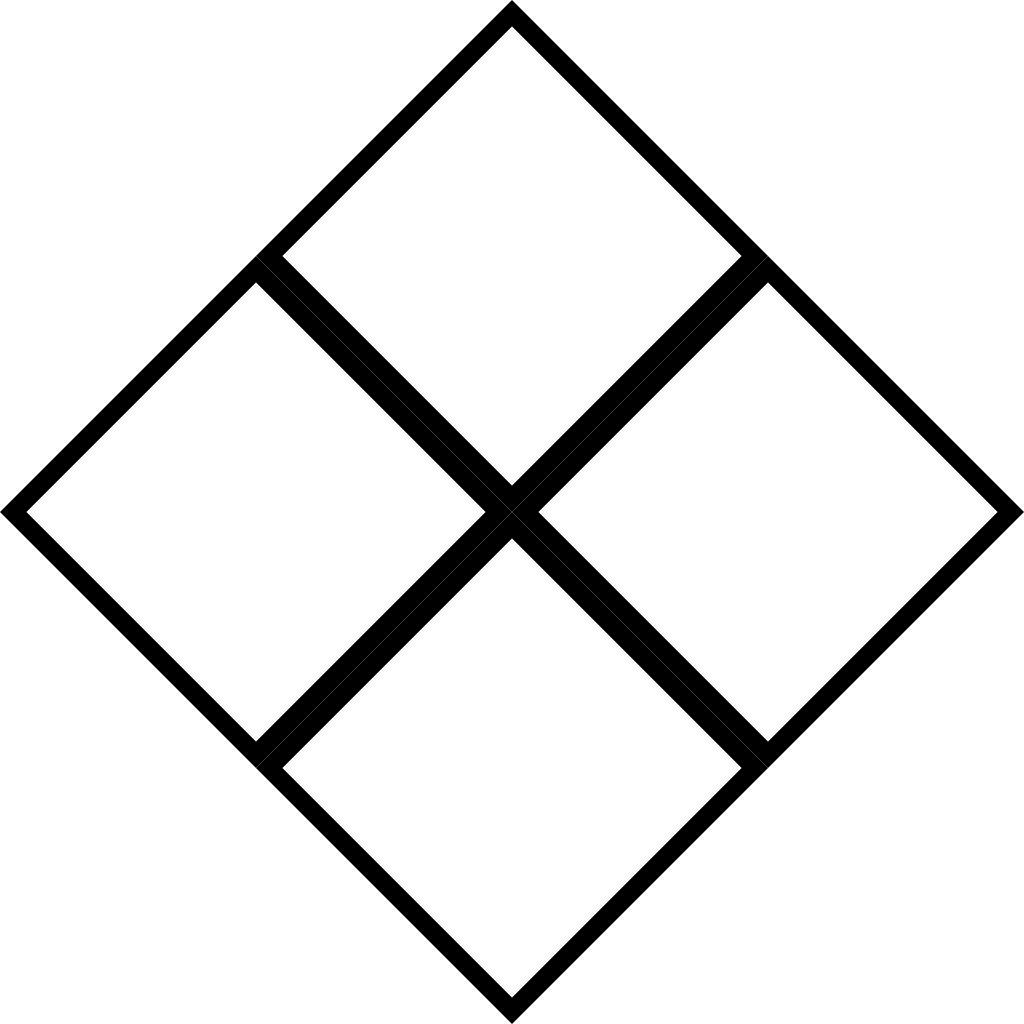
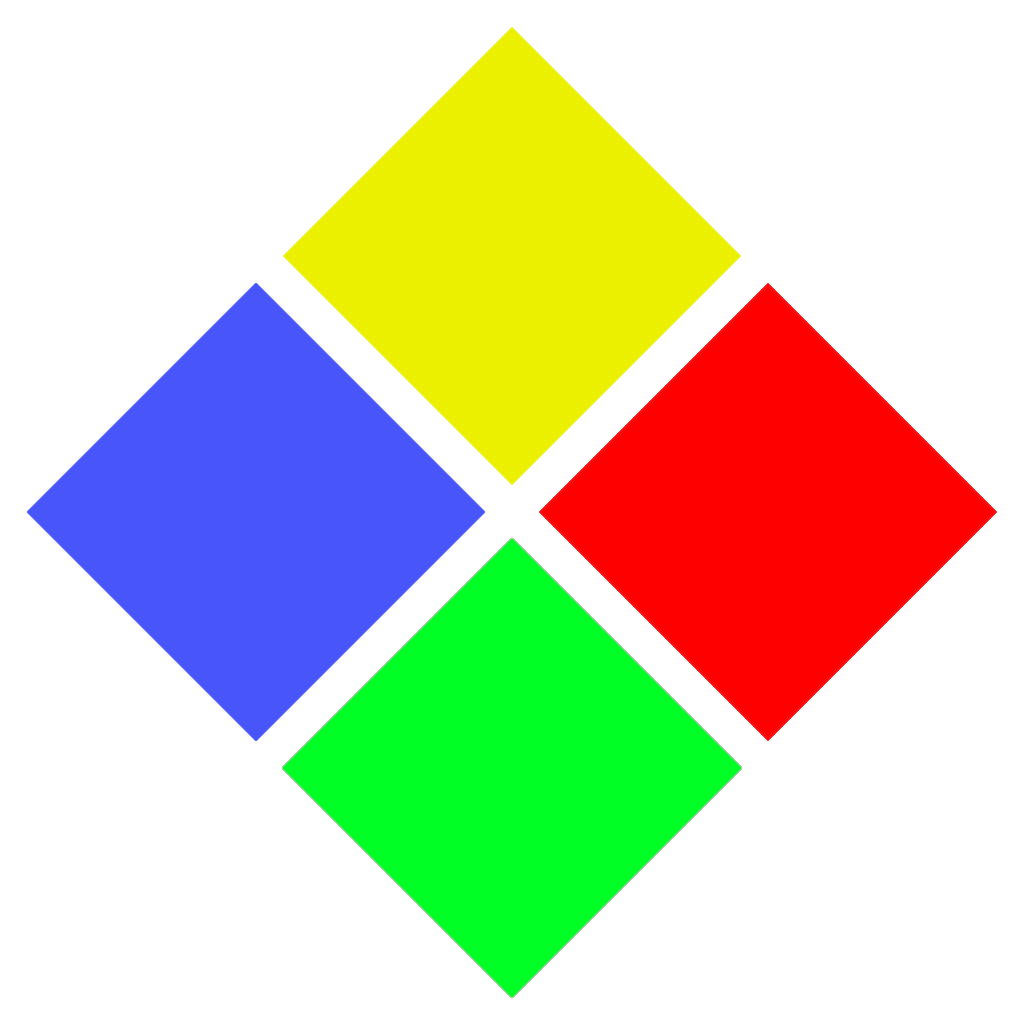
Comparing the layer stacks of the two 1024×1024 images. Changes:
added layer "Layer 3 copy" above "Layer 2 copy" over [539, 283, 997, 741]
added layer "Layer 2 copy" above "Layer 1 copy" over [283, 27, 741, 485]
added layer "Layer 1 copy" above "Layer 0 copy" over [26, 282, 486, 742]
added layer "Layer 0 copy" above "Layer 3" over [282, 538, 742, 998]
hid "Layer 3" over [512, 256, 1024, 768]
hid "Layer 2" over [256, 0, 768, 512]
hid "Layer 1" over [0, 256, 512, 768]
hid "Layer 0" over [256, 512, 768, 1024]
